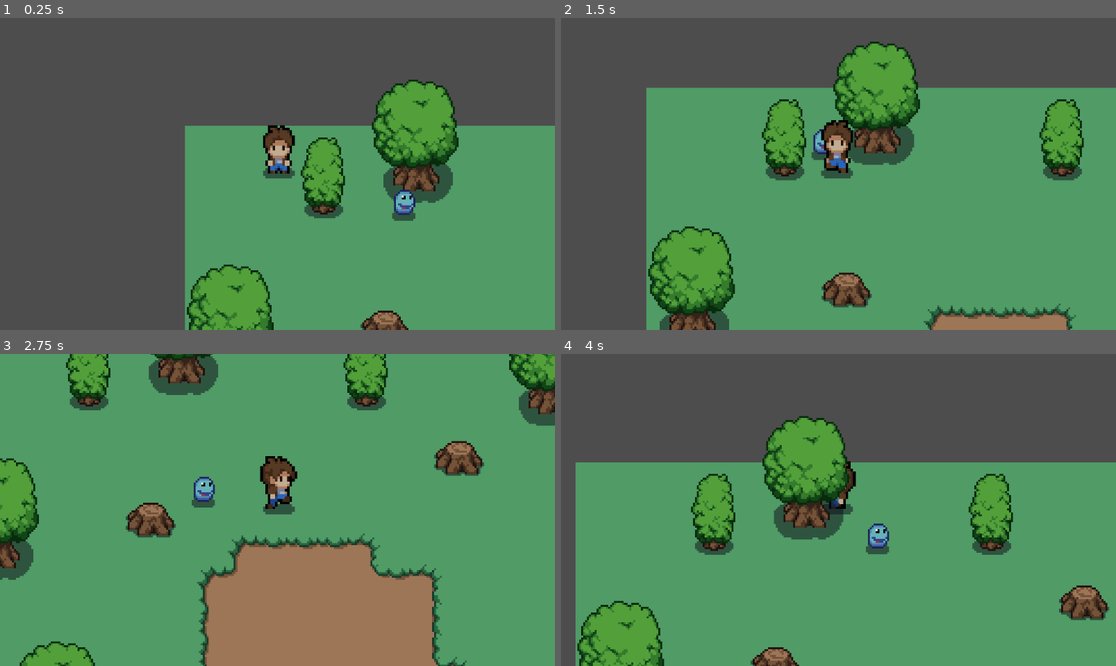
Above: before the commit, frames 1-4 (two rows, left to right).
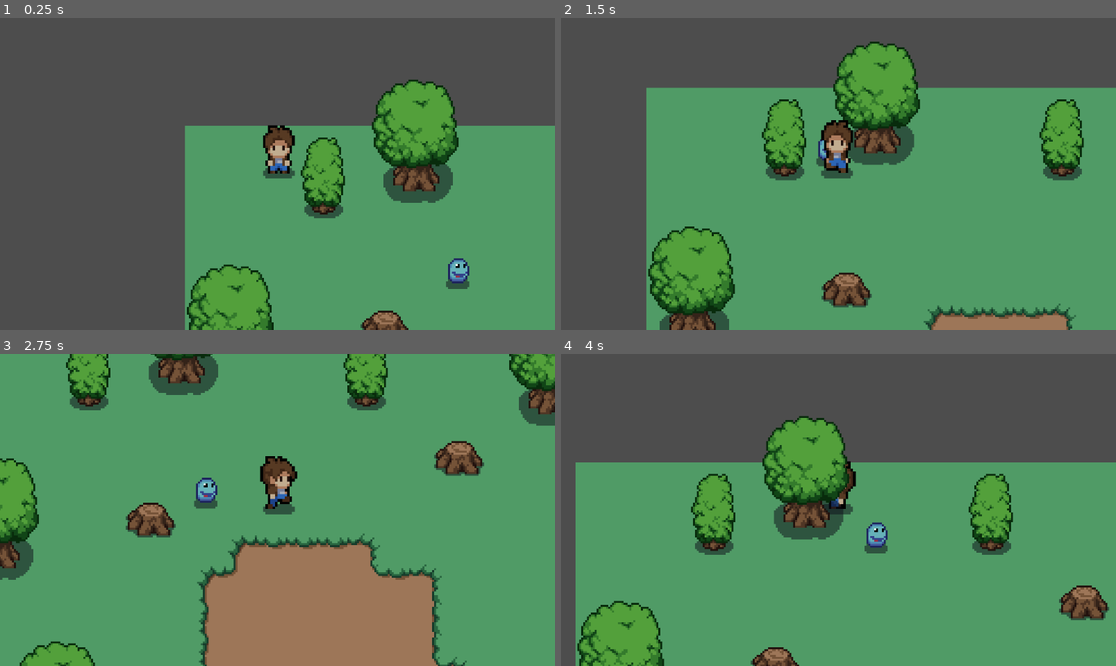
Above: after the commit, the same moments.

Repository: HunterC1234/Quest
Game: Godot game, scene res://scenes/world.tscn
Two runs of this game, one before a commit and one after it. Both use one fixed random seed, a clock stepped at 60 frames per second and the inputs below.
Inputs:
- Up to frame 1 (0.25 s): no input
- Up to frame 2 (1.5 s): hold Right (ui_right) 0.53-1.28 s; hold Down (ui_down) from 1.28 s (still down)
- Up to frame 3 (2.75 s): release Down (ui_down) at 2.03 s; hold Right (ui_right) from 2.03 s (still down)
- Up to frame 4 (4 s): release Right (ui_right) at 2.78 s; hold Up (ui_up) 2.78-3.53 s; hold Left (ui_left) from 3.53 s (still down)

The runs differ from the first frame. In frame 1, 0.7% of the frame differs, in the area x 70-85%, y 55-87%; in frame 2, 0.2%; in frame 3, 0.3%; in frame 4, 0.2%.

Commit message:
Pet Debugged
now doesn't glitch out when crossing the path

Diff:
--- a/pet.gd
+++ b/pet.gd
@@ -12,7 +12,6 @@
 	else:
 		$AnimatedSprite2D.play("slime_idle")
 
-
 func _on_detection_area_body_entered(body):
 	player = body
 	player_chase = true
--- a/pet.tscn
+++ b/pet.tscn
@@ -3,6 +3,9 @@
 [ext_resource type="Script" path="res://pet.gd" id="1_xf1x0"]
 [ext_resource type="Texture2D" uid="uid://blvtpmlnvubu0" path="res://mystic_woods_free_2.1/sprites/characters/slime.png" id="2_osbar"]
 
+[sub_resource type="CircleShape2D" id="CircleShape2D_5g0p6"]
+radius = 134.536
+
 [sub_resource type="AtlasTexture" id="AtlasTexture_kdwfd"]
 atlas = ExtResource("2_osbar")
 region = Rect2(0, 64, 32, 32)
@@ -206,21 +209,19 @@
 "speed": 5.0
 }]
 
-[sub_resource type="CircleShape2D" id="CircleShape2D_5g0p6"]
-radius = 63.0
-
 [node name="pet" type="CharacterBody2D"]
+position = Vector2(2.08165e-12, -8)
 script = ExtResource("1_xf1x0")
+
+[node name="detection_area" type="Area2D" parent="."]
+
+[node name="CollisionShape2D" type="CollisionShape2D" parent="detection_area"]
+shape = SubResource("CircleShape2D_5g0p6")
 
 [node name="AnimatedSprite2D" type="AnimatedSprite2D" parent="."]
 sprite_frames = SubResource("SpriteFrames_bhfar")
 animation = &"side_bounce"
 frame_progress = 0.12375
 
-[node name="detection_area" type="Area2D" parent="."]
-
-[node name="CollisionShape2D" type="CollisionShape2D" parent="detection_area"]
-shape = SubResource("CircleShape2D_5g0p6")
-
 [connection signal="body_entered" from="detection_area" to="." method="_on_detection_area_body_entered"]
 [connection signal="body_exited" from="detection_area" to="." method="_on_detection_area_body_exited"]
--- a/scenes/world.tscn
+++ b/scenes/world.tscn
@@ -186,8 +186,8 @@
 layer_2/name = "mountains"
 layer_2/tile_data = PackedInt32Array()
 
-[node name="pet" parent="." instance=ExtResource("5_2i6xh")]
-position = Vector2(180, 65)
-
 [node name="player" parent="." instance=ExtResource("4_gsrqq")]
 position = Vector2(48, 25)
+
+[node name="pet" parent="." instance=ExtResource("5_2i6xh")]
+position = Vector2(209, 114)
